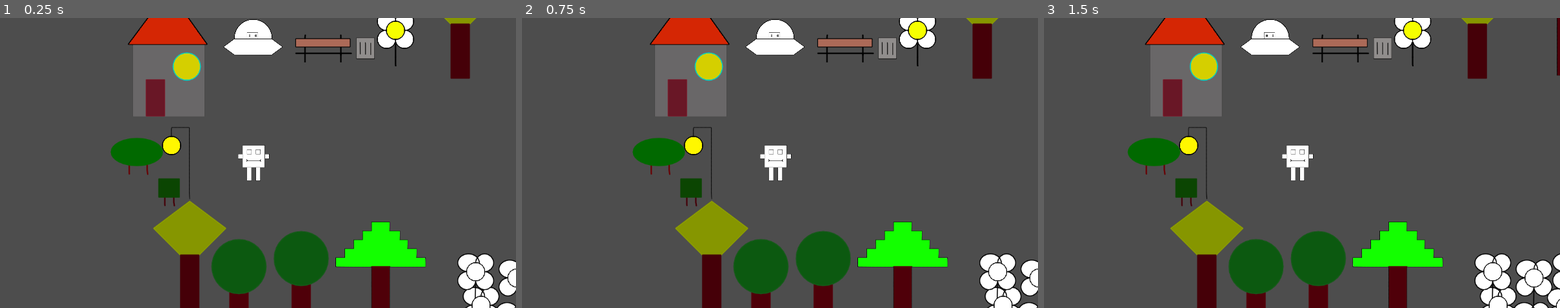
Above: before the commit, frames 1-3 (left to right).
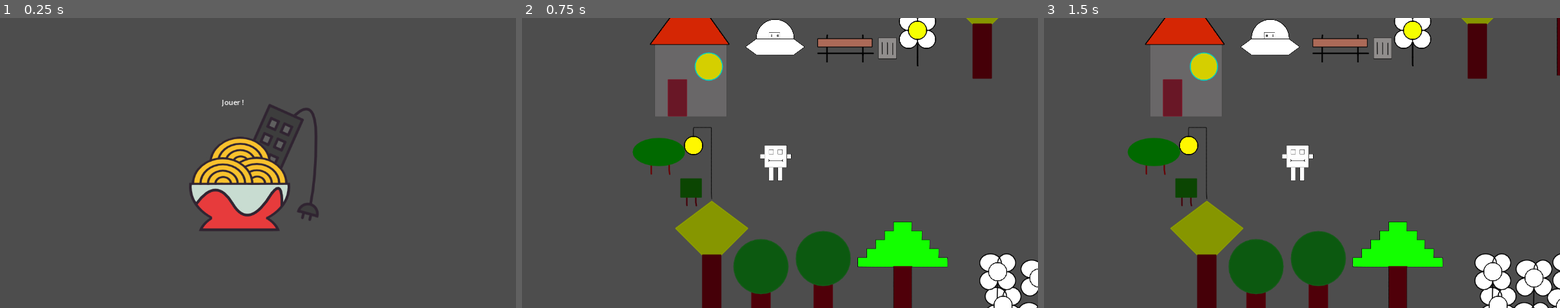
Above: after the commit, the same moments.

Repository: McMaaarty/Crazy-Card-Mania
Game: Godot game, scene res://Scenes/MainMenu.tscn
Two runs of this game, one before a commit and one after it. Both use one fixed random seed, a clock stepped at 60 frames per second and the inputs below. Before the commit the project starts from res://Scenes/WorldScene.tscn.
Inputs (mouse positions are in pixels of both pictures, inside the frame that each line leads up to):
- Up to frame 1 (0.25 s): no input
- Up to frame 2 (0.75 s): click (780, 163) at 0.5 s, where only the run after the commit has a clickable "Jouer !"
- Up to frame 3 (1.5 s): tap Enter at 1.25 s; move the mouse to (1415, 148) at 1.27 s; hold Right (ui_right) from 1.28 s (still down); click (1415, 148) at 1.42 s

The runs differ from the first frame. In frame 1, 24% of the frame differs, in the area x 21-100%, y 0-100%; in frame 2, nothing differs; in frame 3, nothing differs.

Commit message:
restart boutton

Diff:
--- a/Scenes/BattleArena.tscn
+++ b/Scenes/BattleArena.tscn
@@ -206,6 +206,11 @@
 theme_override_font_sizes/font_size = 25
 text = "PROMPT GAMER"
 
+[node name="restart" type="Button" parent="CenterContainer/VBoxContainer"]
+visible = false
+layout_mode = 2
+text = "Rejouer"
+
 [node name="ConfettiPartyEffect" parent="." instance=ExtResource("4_bao4m")]
 position = Vector2(202, 669)
 
@@ -290,4 +295,5 @@
 [connection signal="button_clic" from="Node2D/Card4" to="." method="_on_card_4_button_clic"]
 [connection signal="mouse_entered_area" from="Node2D/Card4" to="." method="_on_card_4_mouse_entered_area"]
 [connection signal="mouse_exited_area" from="Node2D/Card4" to="." method="_on_card_4_mouse_exited_area"]
+[connection signal="pressed" from="CenterContainer/VBoxContainer/restart" to="." method="_on_restart_pressed"]
 [connection signal="pressed" from="Next" to="." method="_on_next_pressed"]
--- a/Scripts/BattleArena.gd
+++ b/Scripts/BattleArena.gd
@@ -226,7 +226,13 @@
 	isPlaying = false
 
 	if(card1 == null && card2 == null && card3 == null && card4 == null):
+		var restartButton = $CenterContainer/VBoxContainer/restart
+		restartButton.visible = true
 		if(StaticData.get_gamer_points() > StaticData.get_computer_points()):
 			setupWin()
 		else:
 			setupLoose()
+
+
+func _on_restart_pressed():
+	get_tree().change_scene_to_file("res://Scenes/MainMenu.tscn")
--- a/project.godot
+++ b/project.godot
@@ -11,7 +11,7 @@
 [application]
 
 config/name="Crazy Card Mania"
-run/main_scene="res://Scenes/WorldScene.tscn"
+run/main_scene="res://Scenes/MainMenu.tscn"
 config/features=PackedStringArray("4.1", "Mobile")
 
 [autoload]
